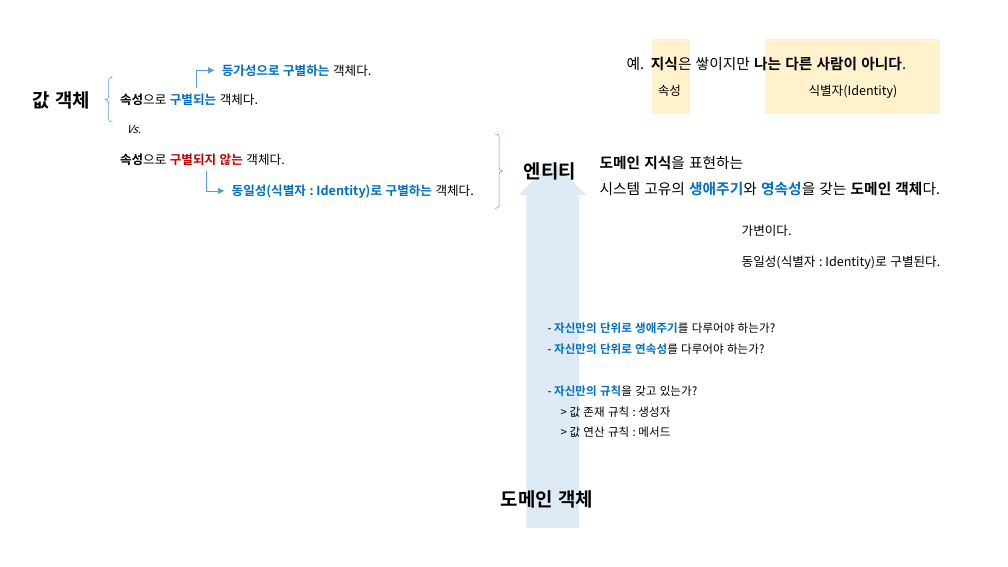
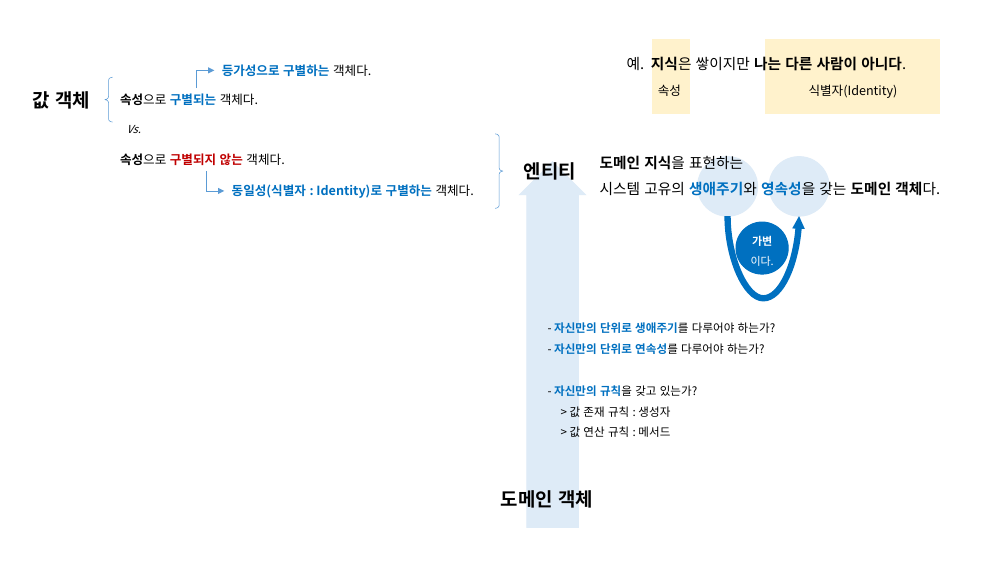
Before and after one commit to hhko/Learning, a slide deck: slide 3 of Books/DDDGuide/Docs/DDDGuide.pptx. Drawn at 1008x567 pixels with LibreOffice and Linux fonts; fonts in the diff are those of the drawing. Boxes give left, top, right and bottom in pixels: in the first picture for what was removed or moved away, otherwise in the second. Text is boxed around its words. In the diff, an @@ line names an element or a change of style, - is before the commit and + after.

```diff
--- a/Books/DDDGuide/Docs/DDDGuide.pptx
+++ b/Books/DDDGuide/Docs/DDDGuide.pptx
@@ ellipse added at bbox=[698, 157, 758, 216], fill #DEEBF7, outline #DEEBF7 1 pt @@
@@ ellipse added at bbox=[769, 157, 829, 216], fill #DEEBF7, outline #DEEBF7 1 pt @@
@@ curved arrow added from (727, 216) to (799, 216), #0070C0 6 pt @@
@@ ellipse added at bbox=[737, 222, 789, 274], fill #0070C0, outline #0070C0 1 pt @@
@@ text at bbox=[751, 235, 774, 266]: text changed; size 12 to 10.5 pt; text colour #000000 to #FFFFFF @@
-가변이다.
+가변
+이다.
@@ text removed at bbox=[742, 255, 940, 269] @@
-동일성(식별자 : Identity)로 구별된다.
```
Also in this commit, not shown: 1 other slide changed, 1 slide added, 9 other files.
